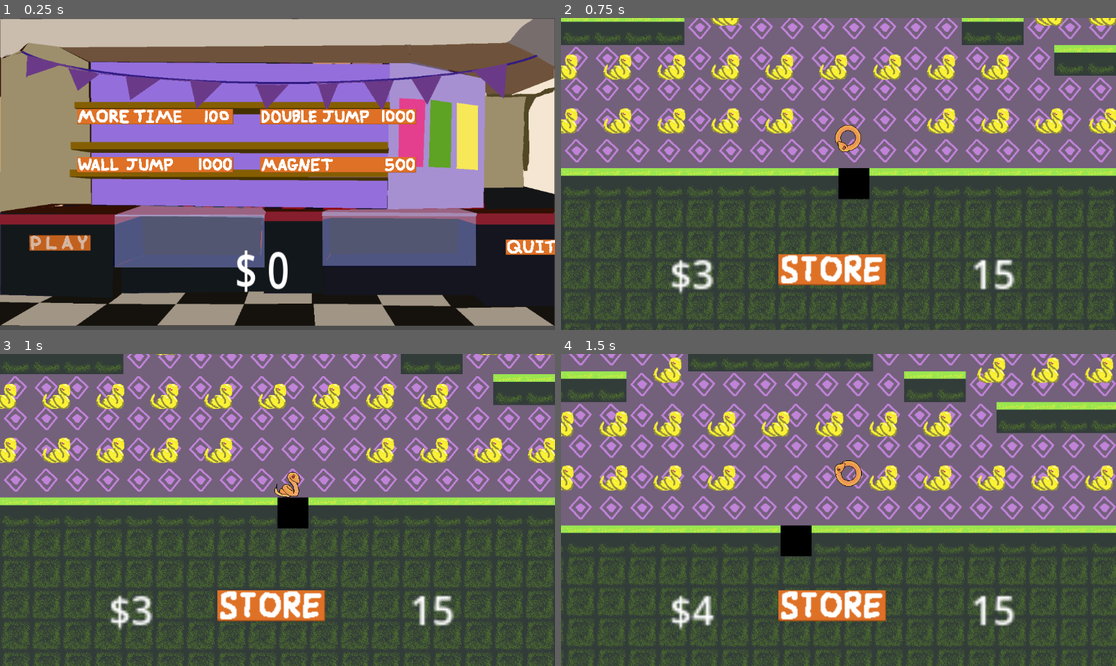
Above: before the commit, frames 1-4 (two rows, left to right).
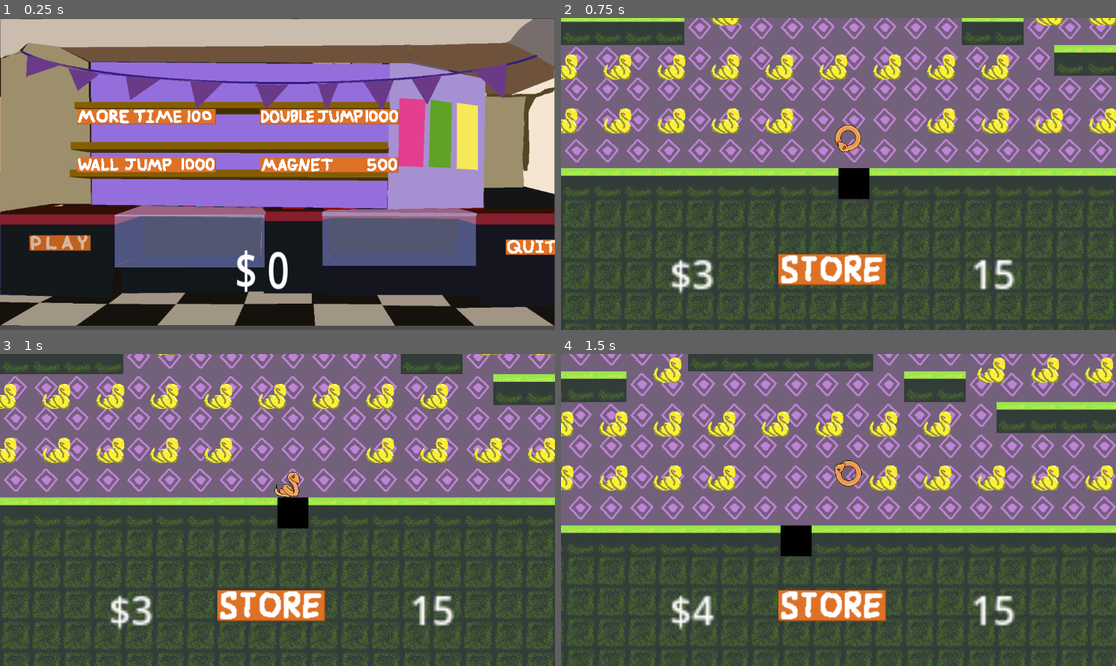
Above: after the commit, the same moments.

Repository: tgruenewald/LD58
Game: Godot game, scene res://scenes/shop.tscn
The game is run twice, just before and just after one commit, with the same random seed, the same clock (stepped at 60 frames per second) and the same inputs. This scene is started directly instead of the project's main scene.
Inputs (mouse positions are in pixels of both pictures, inside the frame that each line leads up to):
- Up to frame 1 (0.25 s): no input
- Up to frame 2 (0.75 s): click (622, 245) at 0.5 s
- Up to frame 3 (1 s): no input
- Up to frame 4 (1.5 s): tap Enter (ui_accept) at 1.25 s; move the mouse to (960, 494) at 1.27 s; hold D (move_right) from 1.28 s (still down); hold X from 1.28 s (still down); click (960, 494) at 1.42 s

The runs differ from the first frame. In frame 1, 1.8% of the frame differs, in the area x 22-76%, y 29-50%; in frame 2, nothing differs; in frame 3, nothing differs; in frame 4, nothing differs.

Commit message:
smaller shop items

Diff:
--- a/Scripts/shop.gd
+++ b/Scripts/shop.gd
@@ -10,6 +10,10 @@
 @onready var background: Sprite2D = $CanvasLayer/Sprite2D
 @onready var canvasLayer: CanvasLayer = $CanvasLayer
 
+# Debug settings - set to false to disable cheat codes
+const DEBUG_MODE = false
+
+var x_key_was_pressed = false
 var base_window_size = Vector2(1152, 648)  # Base resolution for scaling
 
 # Called when the node enters the scene tree for the first time.
@@ -37,6 +41,16 @@
 # Called every frame. 'delta' is the elapsed time since the previous frame.
 func _process(delta: float) -> void:
 	wallet.text = "$ " +  str(Master.getWallet())
+
+	# Debug: Press 'x' to add money for testing (only if DEBUG_MODE is enabled)
+	if DEBUG_MODE:
+		if Input.is_physical_key_pressed(KEY_X):
+			if not x_key_was_pressed:
+				Master.wallet += 100
+				print("Debug: Added 100 points. Total: ", Master.getWallet())
+				x_key_was_pressed = true
+		else:
+			x_key_was_pressed = false
 
 	# Add hover effects to shelf buttons
 	if moreTime.is_hovered():
Binary file changed: Sprites/Double_Jump.png
Binary file changed: Sprites/Magnet.png
Binary file changed: Sprites/More_Time_Sprite.png
Binary file changed: Sprites/Wall_Jump.png
